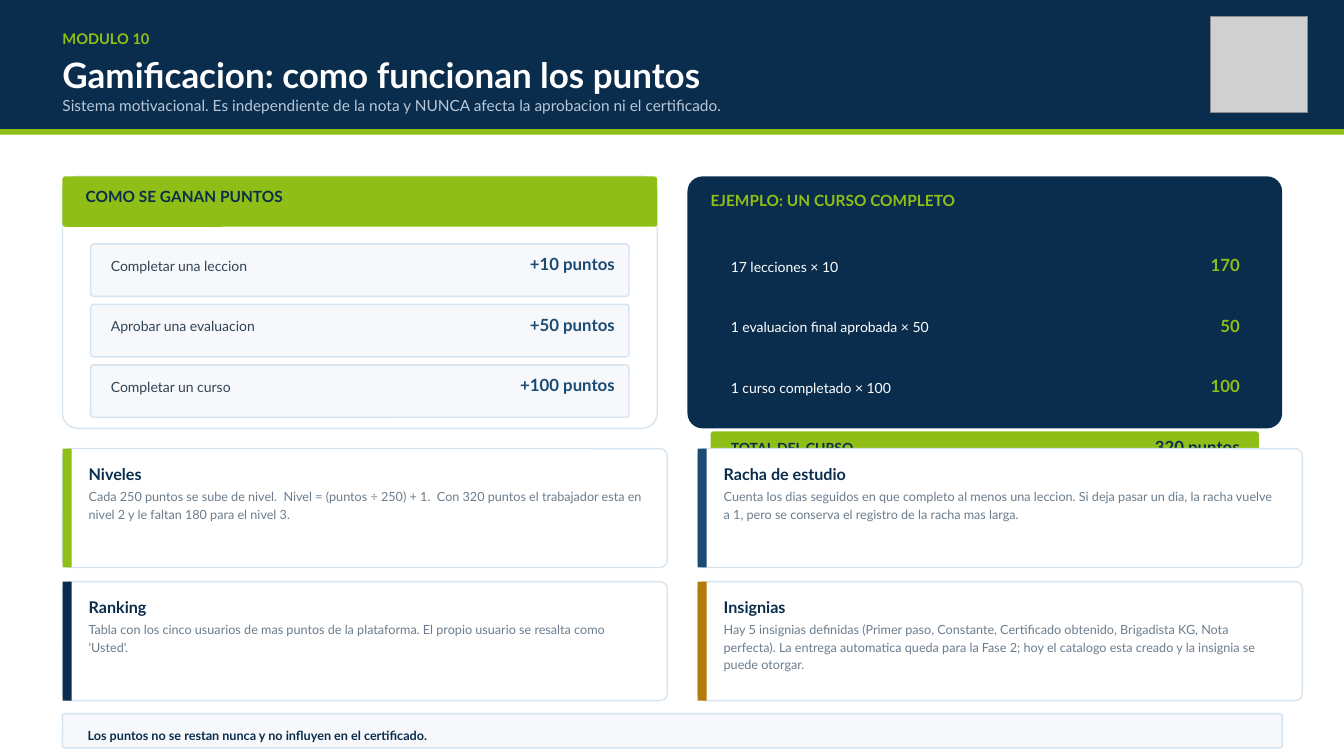
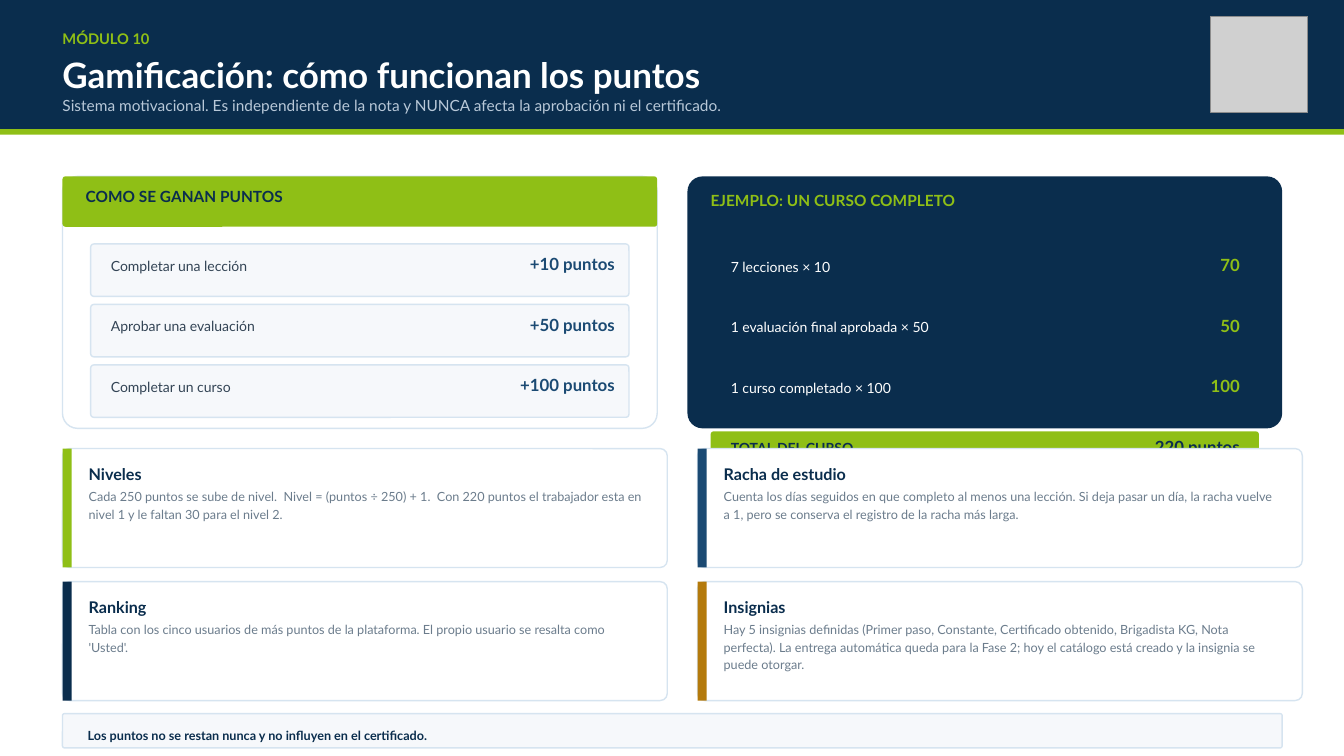
Before and after one commit to DIDAKUS1177/KG-Academy, a slide deck: slide 17 of docs/KG_Academy_Manual_Funcional.pptx. Drawn at 1344x756 pixels with LibreOffice and Linux fonts; fonts in the diff are those of the drawing; grey boxes stand for pictures. Boxes give left, top, right and bottom in pixels: in the first picture for what was removed or moved away, otherwise in the second. Text is boxed around its words. In the diff, an @@ line names an element or a change of style, - is before the commit and + after.

```diff
--- a/docs/KG_Academy_Manual_Funcional.pptx
+++ b/docs/KG_Academy_Manual_Funcional.pptx
@@ text at (62,31,721,114): text changed @@
-MODULO 10
-Gamificacion: como funcionan los puntos
-Sistema motivacional. Es independiente de la nota y NUNCA afecta la aprobacion ni el certificado.
+MÓDULO 10
+Gamificación: cómo funcionan los puntos
+Sistema motivacional. Es independiente de la nota y NUNCA afecta la aprobación ni el certificado.
@@ text at (111,260,247,274): text changed @@
-Completar una leccion
+Completar una lección
@@ text at (731,261,830,272): text changed @@
-17 lecciones × 10
+7 lecciones × 10
@@ text at (1220,259,1239,271): text changed @@
-170
+70
@@ text at (111,320,255,334): text changed @@
-Aprobar una evaluacion
+Aprobar una evaluación
@@ text at (731,321,929,335): text changed @@
-1 evaluacion final aprobada × 50
+1 evaluación final aprobada × 50
@@ text at (89,491,642,521): text changed @@
-Cada 250 puntos se sube de nivel. Nivel = (puntos ÷ 250) + 1. Con 320 puntos el trabajador esta en nivel 2 y le faltan 180 para el nivel 3.
+Cada 250 puntos se sube de nivel. Nivel = (puntos ÷ 250) + 1. Con 220 puntos el trabajador esta en nivel 1 y le faltan 30 para el nivel 2.
@@ text at (724,491,1272,521): text changed @@
-Cuenta los dias seguidos en que completo al menos una leccion. Si deja pasar un dia, la racha vuelve a 1, pero se conserva el registro de la racha mas larga.
+Cuenta los días seguidos en que completo al menos una lección. Si deja pasar un día, la racha vuelve a 1, pero se conserva el registro de la racha más larga.
@@ text at (89,624,605,652): text changed @@
-Tabla con los cinco usuarios de mas puntos de la plataforma. El propio usuario se resalta como 'Usted'.
+Tabla con los cinco usuarios de más puntos de la plataforma. El propio usuario se resalta como 'Usted'.
@@ text at (724,624,1255,672): text changed @@
-Hay 5 insignias definidas (Primer paso, Constante, Certificado obtenido, Brigadista KG, Nota perfecta). La entrega automatica queda para la Fase 2; hoy el catalogo esta creado y la insignia se puede otorgar.
+Hay 5 insignias definidas (Primer paso, Constante, Certificado obtenido, Brigadista KG, Nota perfecta). La entrega automática queda para la Fase 2; hoy el catálogo está creado y la insignia se puede otorgar.
```
Also in this commit, not shown: 21 other slides changed, 9 other files.
